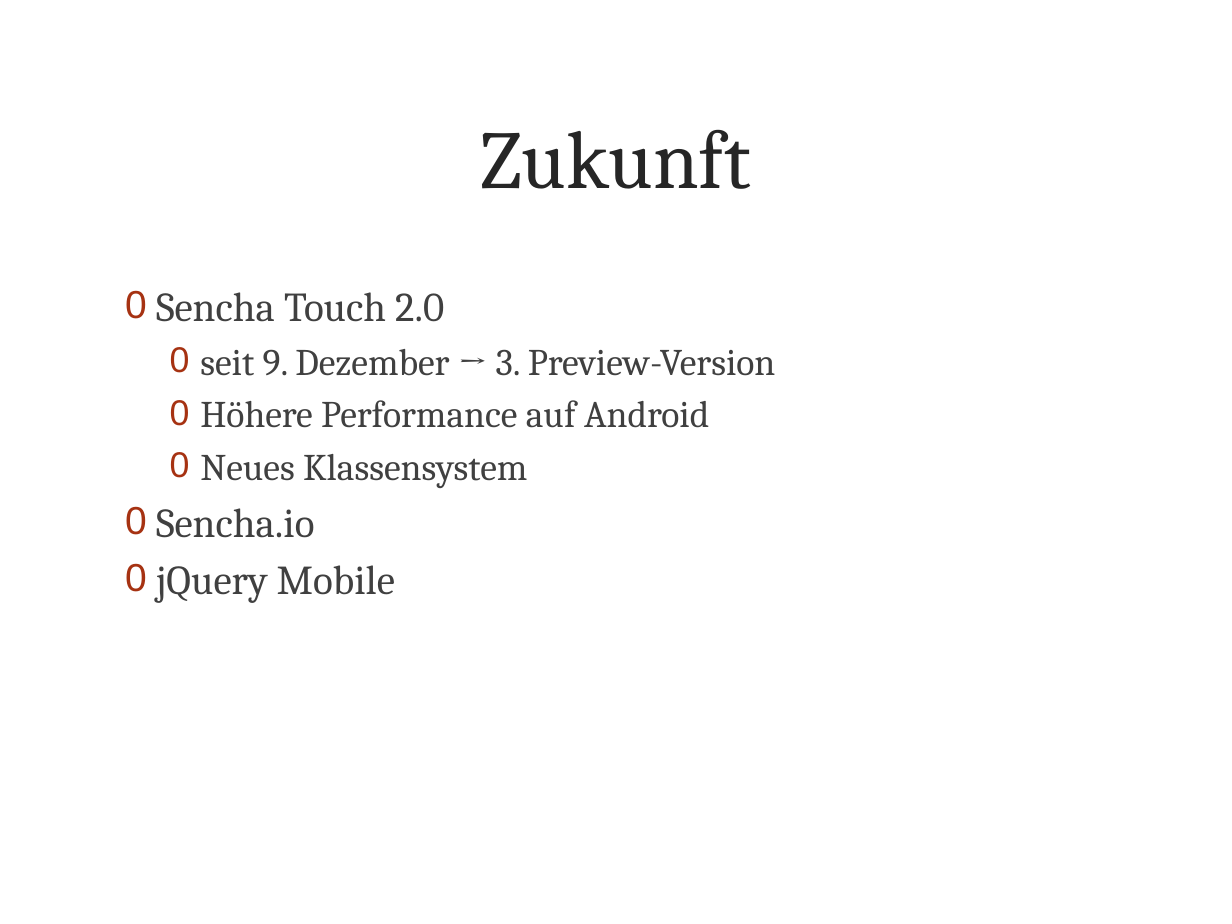
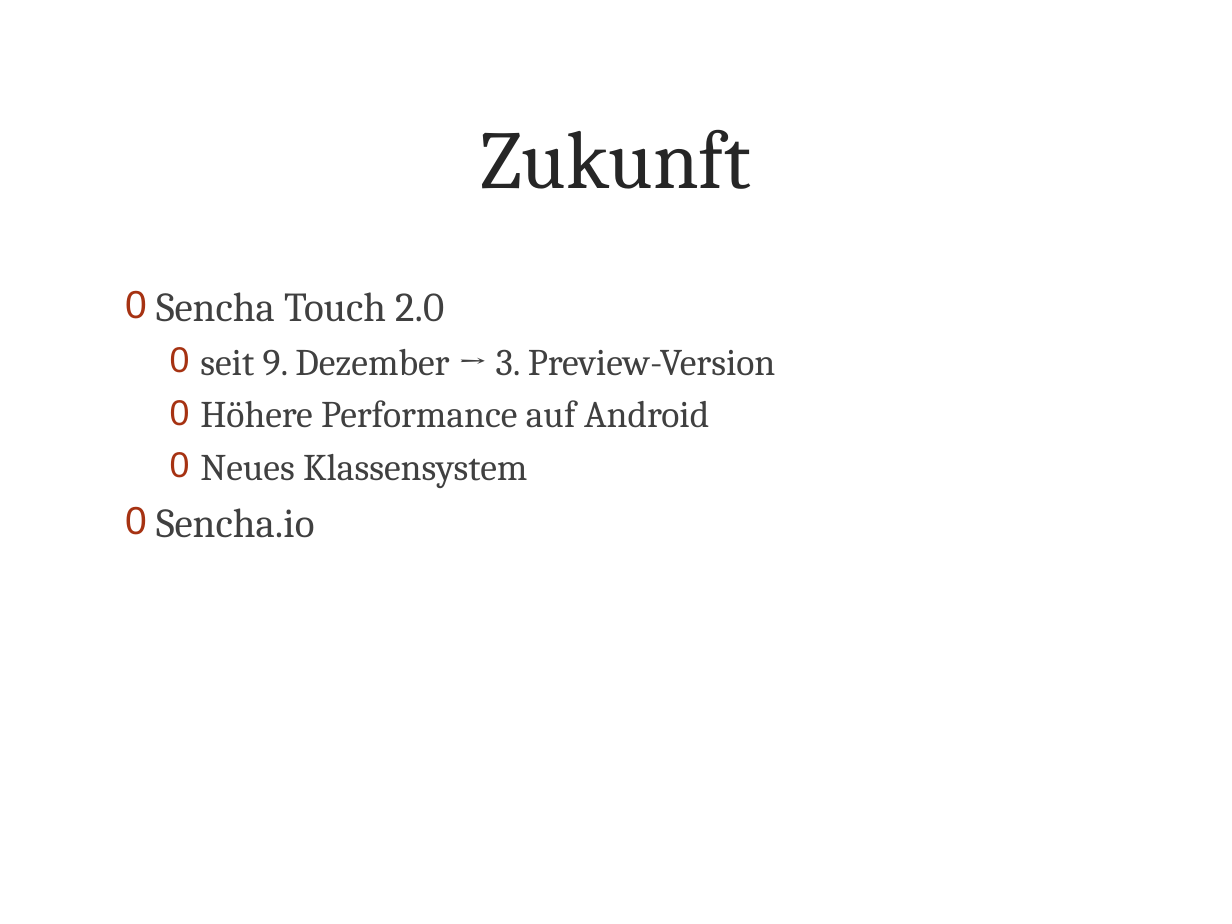
Before and after one commit to metaodi/TrailDevilsXPl-2, a slide deck: slide 14 of _DOCUMENTATION/Presentation/Praesentation-Traildevils-XPl2.pptx (slide 15 before the commit). Drawn at 1232x924 pixels with LibreOffice and Linux fonts; fonts in the diff are those of the drawing; background and template pictures are left out. Boxes give left, top, right and bottom in pixels: in the first picture for what was removed or moved away, otherwise in the second. Text is boxed around its words. In the diff, an @@ line names an element or a change of style, - is before the commit and + after.

```diff
--- a/_DOCUMENTATION/Presentation/Praesentation-Traildevils-XPl2.pptx
+++ b/_DOCUMENTATION/Presentation/Praesentation-Traildevils-XPl2.pptx
@@ text at [156,565,395,603]: paragraph removed @@
-0 jQuery Mobile
```
Also in this commit, not shown: 10 other slides changed, 2 slides added, 3 slides removed.
